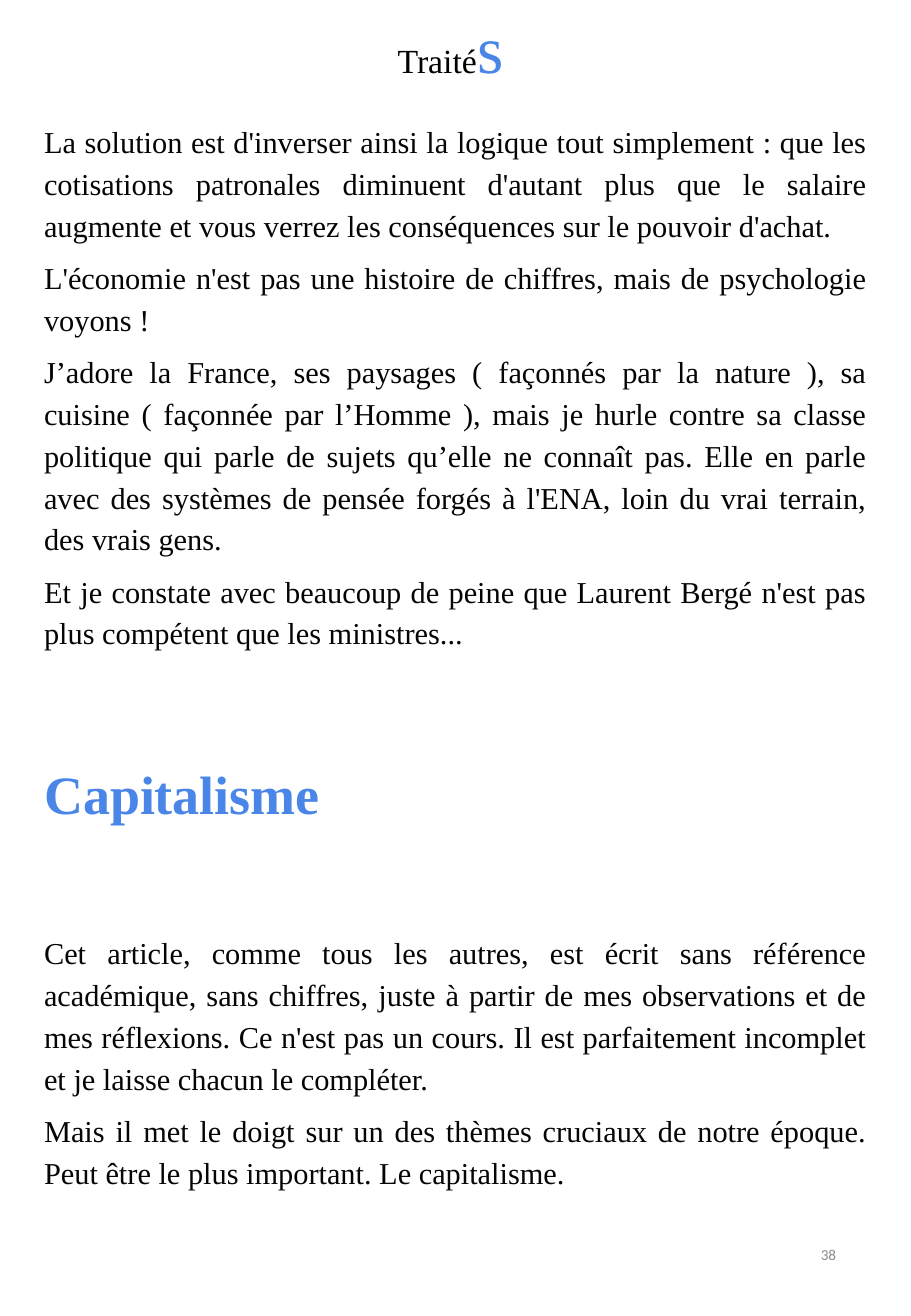
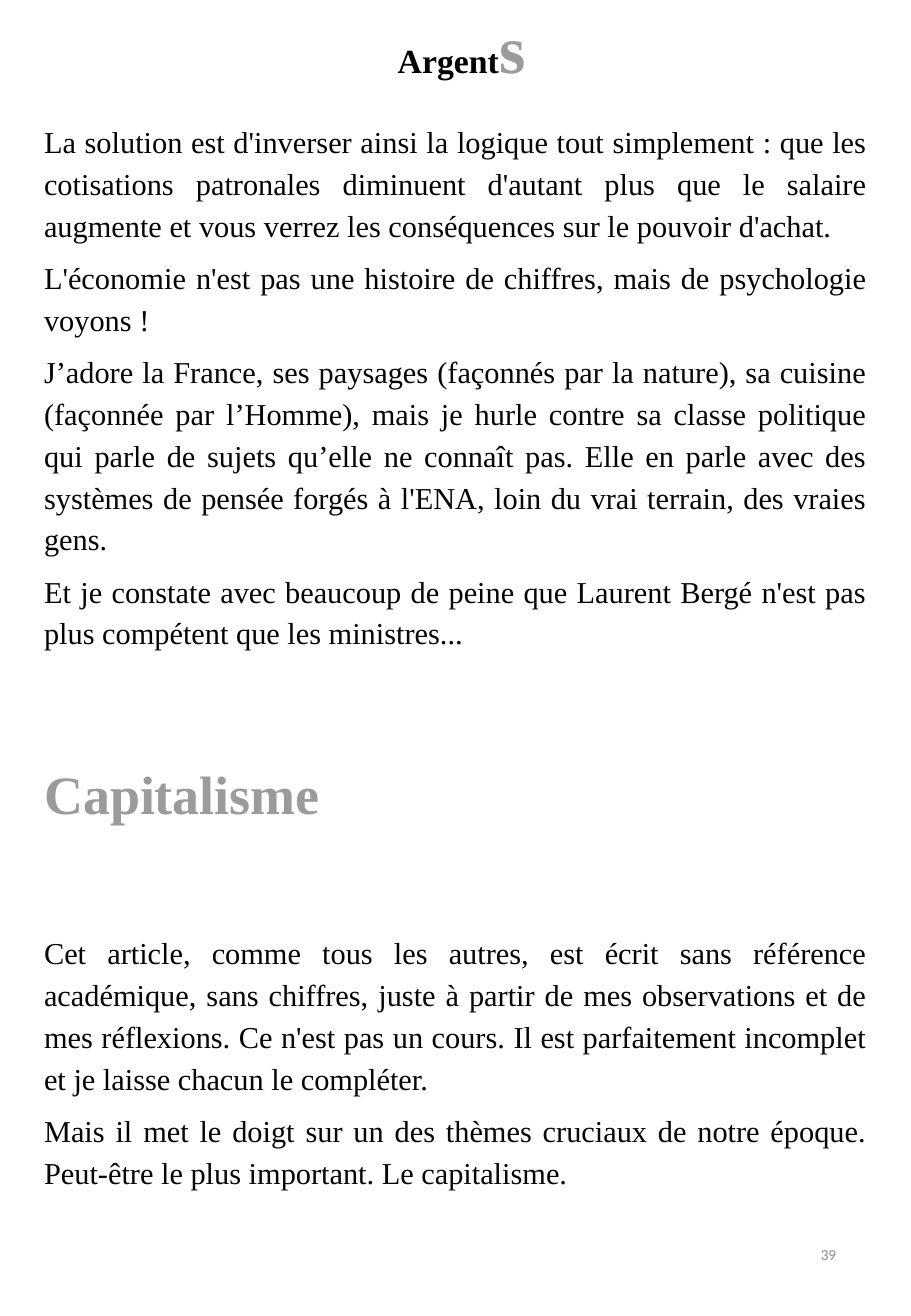
Before and after one commit to BenjaminLOUIS84/e_commerce, a slide deck: slide 39 of e_commerce/public/ppsx/tome3.ppsx (slide 38 before the commit). Drawn at 911x1316 pixels with LibreOffice and Linux fonts; fonts in the diff are those of the drawing. Boxes give left, top, right and bottom in pixels: in the first picture for what was removed or moved away, otherwise in the second. Text is boxed around its words. In the diff, an @@ line names an element or a change of style, - is before the commit and + after.

```diff
--- a/e_commerce/public/ppsx/tome3.ppsx
+++ b/e_commerce/public/ppsx/tome3.ppsx
@@ text at (x1=386, y1=0, x2=539, y2=95): text changed; bold on @@
-Traités
+Argents
@@ text at (x1=44, y1=361, x2=866, y2=557): text changed @@
-J’adore la France, ses paysages ( façonnés par la nature ), sa cuisine ( façonnée par l’Homme ), mais je hurle contre sa classe politique qui parle de sujets qu’elle ne connaît pas. Elle en parle avec des systèmes de pensée forgés à l'ENA, loin du vrai terrain, des vrais gens.
+J’adore la France, ses paysages (façonnés par la nature), sa cuisine (façonnée par l’Homme), mais je hurle contre sa classe politique qui parle de sujets qu’elle ne connaît pas. Elle en parle avec des systèmes de pensée forgés à l'ENA, loin du vrai terrain, des vraies gens.
@@ text at (x1=44, y1=776, x2=320, y2=824): text colour #4A86E8 to #9B9B9B in "Capitalisme" @@
@@ text at (x1=44, y1=1121, x2=865, y2=1190): text changed @@
-Mais il met le doigt sur un des thèmes cruciaux de notre époque. Peut être le plus important. Le capitalisme.
+Mais il met le doigt sur un des thèmes cruciaux de notre époque. Peut-être le plus important. Le capitalisme.
@@ page number at (x1=821, y1=1250, x2=836, y2=1260): text changed @@
-38
+39
```
Also in this commit, not shown: 56 other slides changed, 2 slides added.
